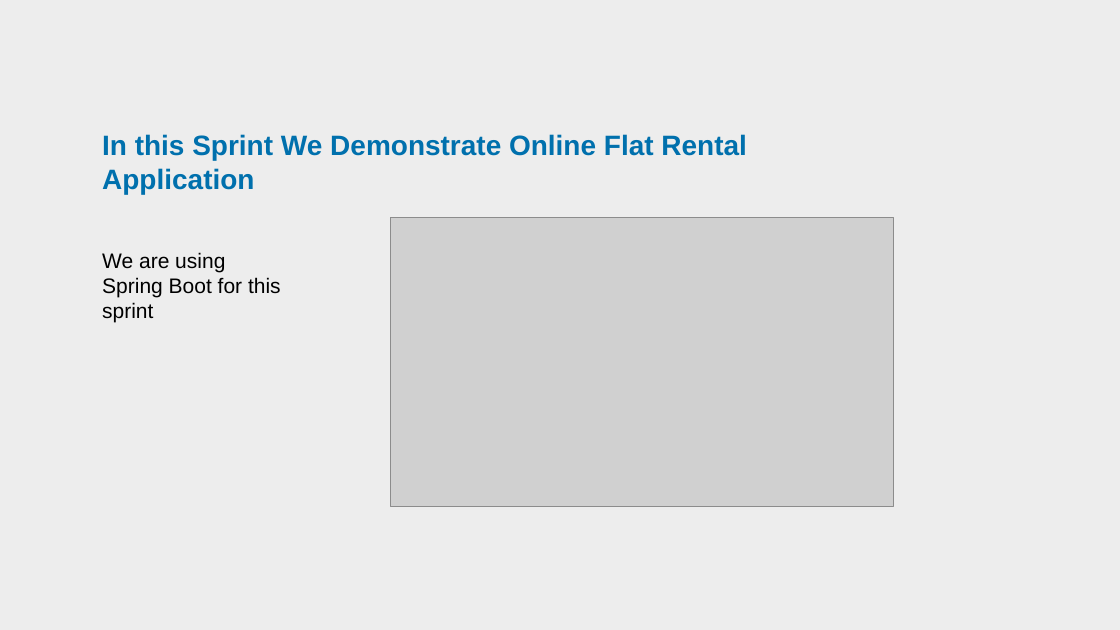
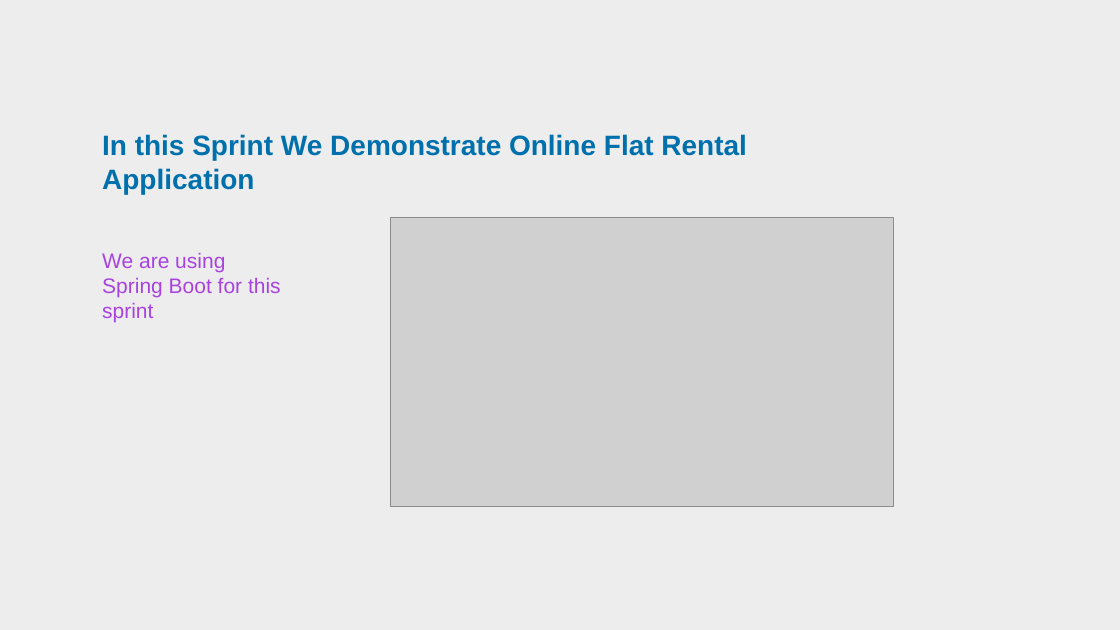
Before and after one commit to vishalk2/flatRental, a slide deck: slide 3 of OnlineFlat Rental Application.pptx. Drawn at 1120x630 pixels with LibreOffice and Linux fonts; fonts in the diff are those of the drawing; grey boxes stand for pictures; background and template pictures are left out. Boxes give left, top, right and bottom in pixels: in the first picture for what was removed or moved away, otherwise in the second. Text is boxed around its words. In the diff, an @@ line names an element or a change of style, - is before the commit and + after.

```diff
--- a/OnlineFlat Rental Application.pptx
+++ b/OnlineFlat Rental Application.pptx
@@ text "We are using Spring Boot ..." at bbox=[102, 253, 281, 323]: text colour #000000 to #A842E0 @@
```
Also in this commit, not shown: 2 other slides changed.
